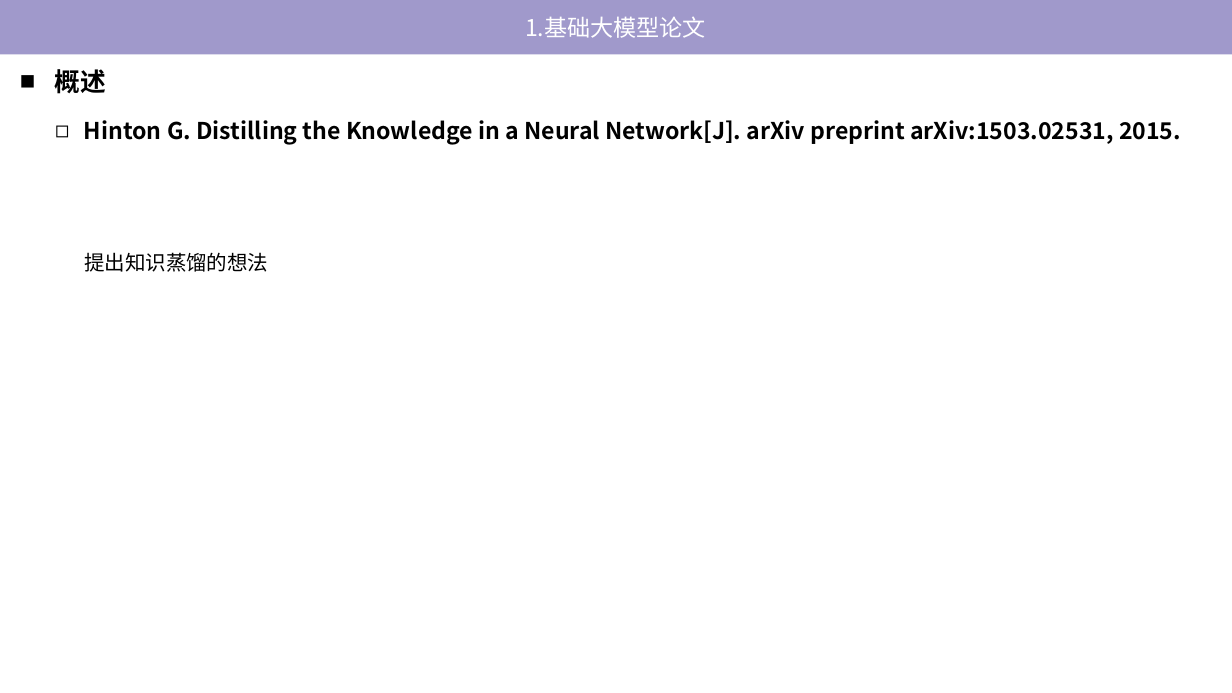
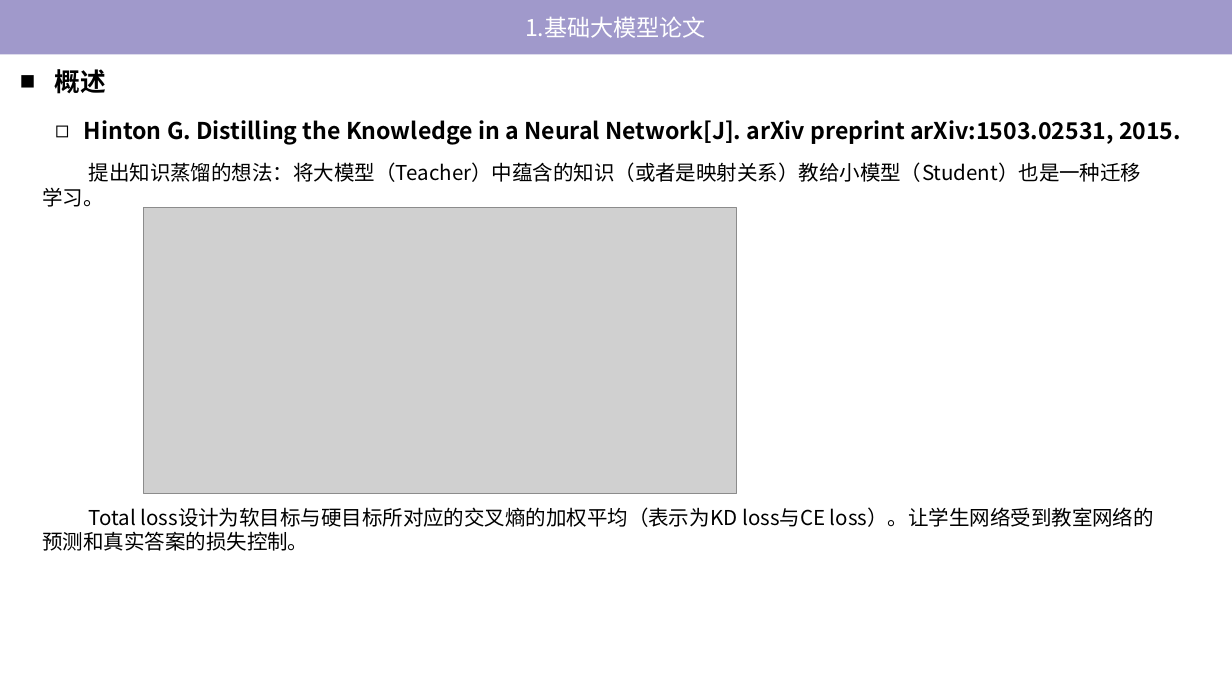
Before and after one commit to tj-messi/cv-computer-visual-tj, a slide deck: slide 6 of 0.组会记录/2024-11-21/report-2024-11-21.pptx. Drawn at 1232x693 pixels with LibreOffice and Linux fonts; fonts in the diff are those of the drawing; grey boxes stand for pictures. Boxes give left, top, right and bottom in pixels: in the first picture for what was removed or moved away, otherwise in the second. Text is boxed around its words. In the diff, an @@ line names an element or a change of style, - is before the commit and + after.

```diff
--- a/0.组会记录/2024-11-21/report-2024-11-21.pptx
+++ b/0.组会记录/2024-11-21/report-2024-11-21.pptx
@@ text at <box>42,162,1154,551</box>: text changed @@
-提出知识蒸馏的想法
+提出知识蒸馏的想法：将大模型（Teacher）中蕴含的知识（或者是映射关系）教给小模型（Student）也是一种迁移学习。
+Total loss设计为软目标与硬目标所对应的交叉熵的加权平均（表示为KD loss与CE loss）。让学生网络受到教室网络的预测和真实答案的损失控制。
@@ picture added at <box>143,208,737,494</box> @@
```
Also in this commit, not shown: 4 other slides changed, 3 slides added, 10 slides removed.
